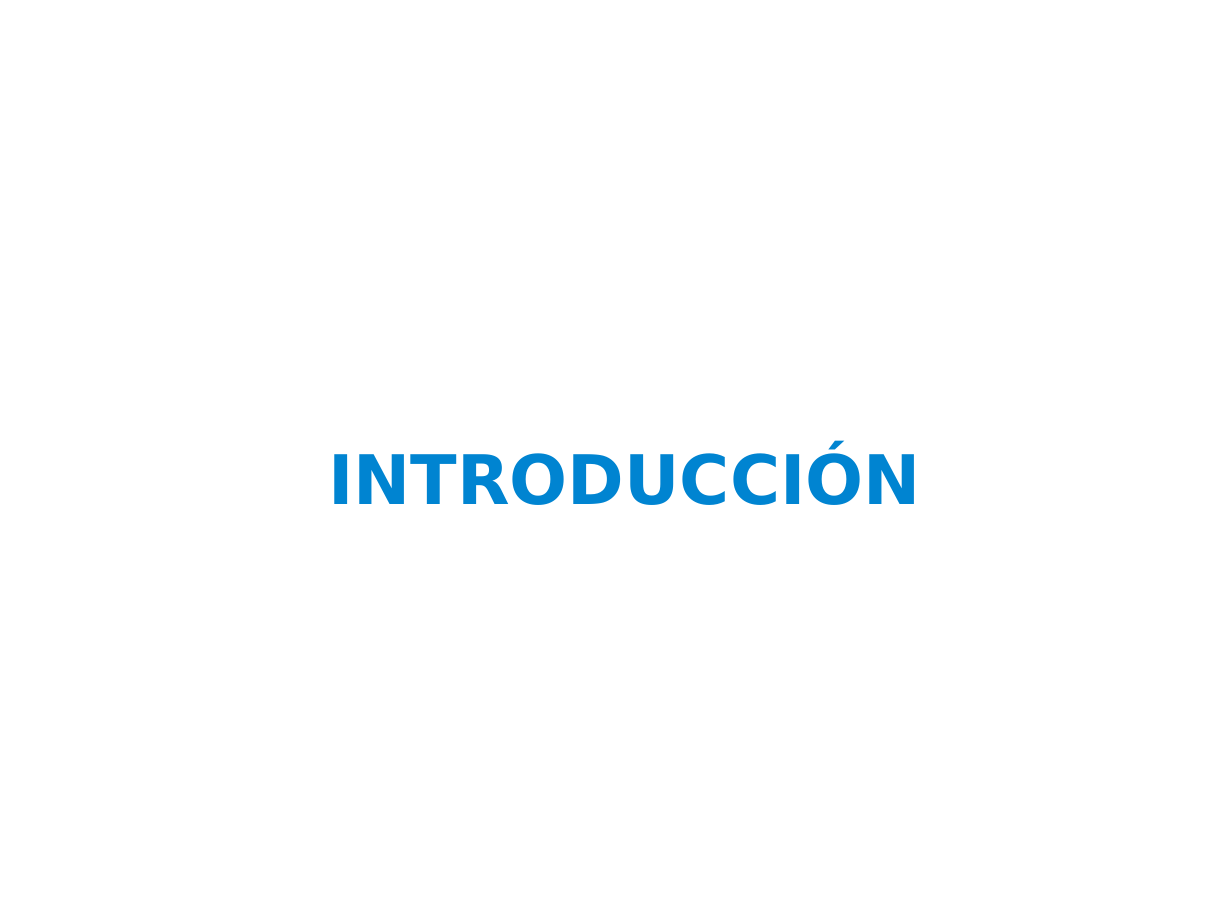
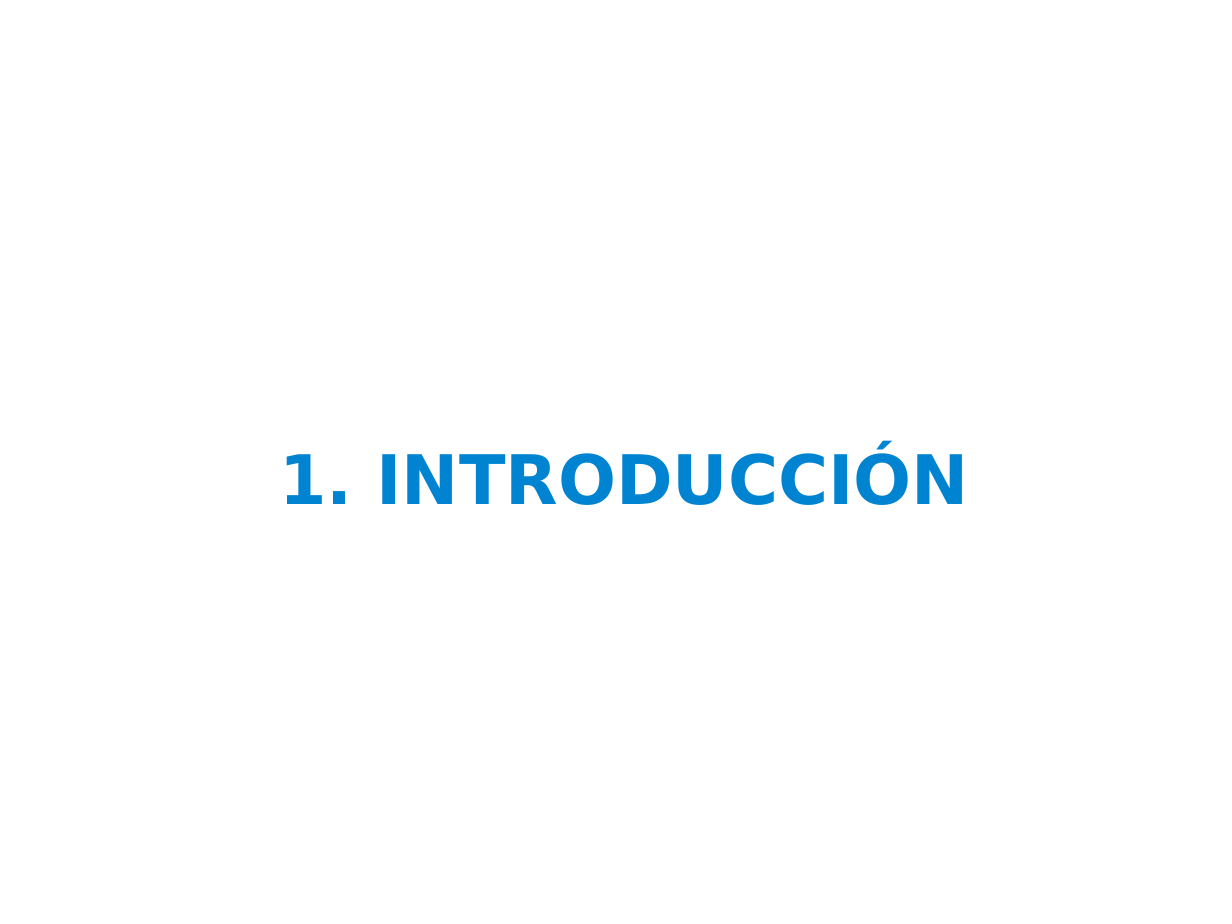
Before and after one commit to ernesto-g/tpfinalcese, a slide deck: slide 2 of presentacion/presentacion_v1.odp. Drawn at 1232x924 pixels with LibreOffice and Linux fonts; fonts in the diff are those of the drawing; background and template pictures are left out. Boxes give left, top, right and bottom in pixels: in the first picture for what was removed or moved away, otherwise in the second. Text is boxed around its words. In the diff, an @@ line names an element or a change of style, - is before the commit and + after.

```diff
--- a/presentacion/presentacion_v1.odp
+++ b/presentacion/presentacion_v1.odp
@@ title at box(279, 448, 969, 505): text changed @@
-INTRODUCCIÓN
+1. INTRODUCCIÓN
```
Also in this commit, not shown: 12 other slides changed, 2 slides added, 1 slide removed, 7 other files.
